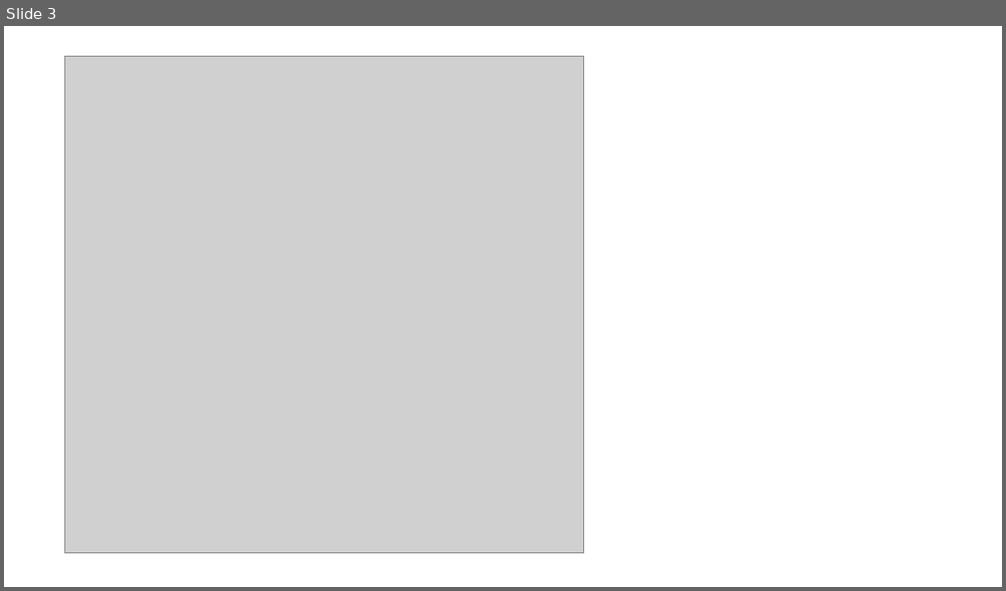
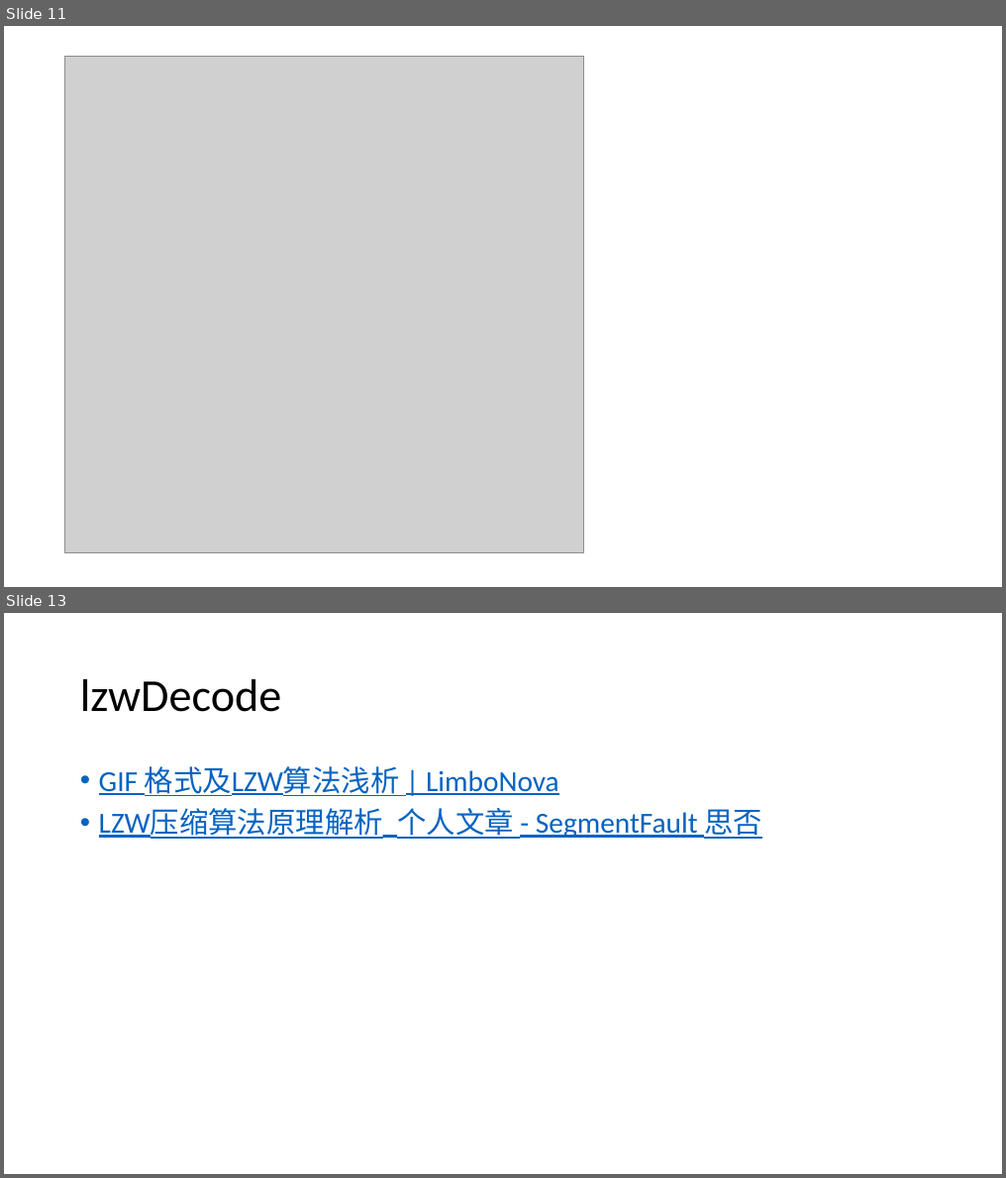
Before and after one commit to philipdeng/gifparse, a slide deck: aboutgif.pptx. Shown one above the other, each under a label of ours: slide 3 before the commit, slides 11 and 13 after it; the slides between them are not shown. The pictures are 1006x591 and 1006x1178 pixels, drawn with LibreOffice and Linux fonts; fonts in the diff are those of the drawing; grey boxes stand for pictures. Boxes give left, top, right and bottom in pixels: in the first picture for what was removed or moved away, otherwise in the second. Text is boxed around its words. In the diff, an @@ line names an element or a change of style, - is before the commit and + after.

```diff
--- a/aboutgif.pptx
+++ b/aboutgif.pptx
@@ slide 13 added at box(4, 613, 1002, 1174), background #FFFFFF @@
@@ title added at box(80, 679, 281, 712), 44 pt, text #000000 @@
+lzwDecode
@@ text added at box(99, 766, 762, 839), 28 pt, text #0563C1, underline @@
+• GIF 格式及LZW算法浅析 | LimboNova
+• LZW压缩算法原理解析_个人文章 - SegmentFault 思否
@@ what was slide 3 is now slide 11 @@
```
Also in this commit, not shown: 1 slide changed, 11 other slides added, 2 slides removed, 5 other files.
